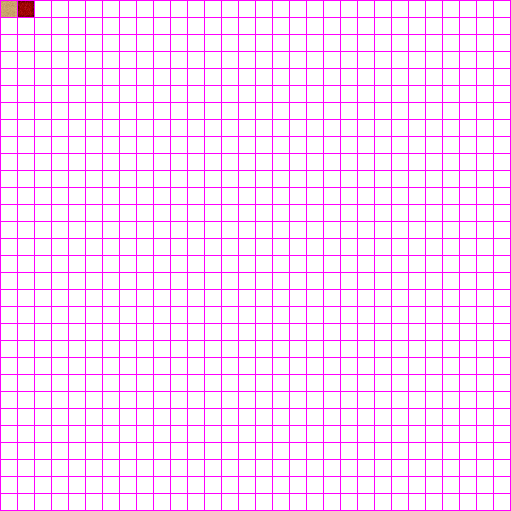
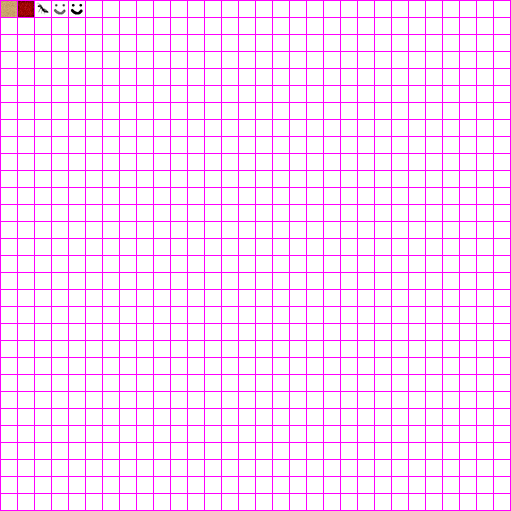
The second w=511, h=511 image is a revision of the first. Changes to its layers:
added group "Objects" with 3 layers above "CollisionLayer" over (x1=36, y1=2, x2=83, y2=15)
added layer "Player" in group "Objects" over (x1=70, y1=3, x2=83, y2=15)
added layer "NPC" in group "Objects" over (x1=53, y1=3, x2=66, y2=15)
added layer "Ant" in group "Objects" over (x1=36, y1=2, x2=49, y2=15)
